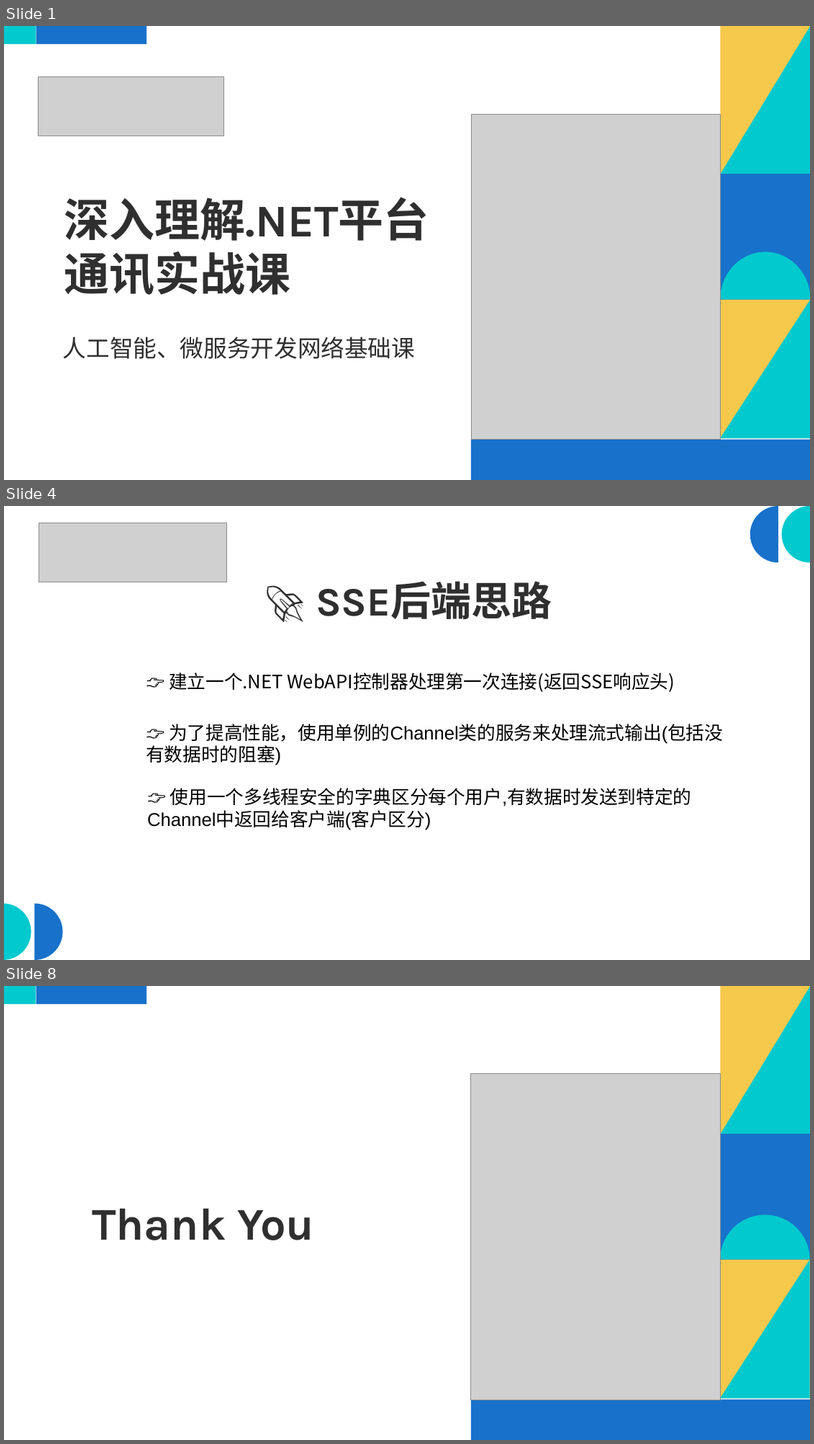
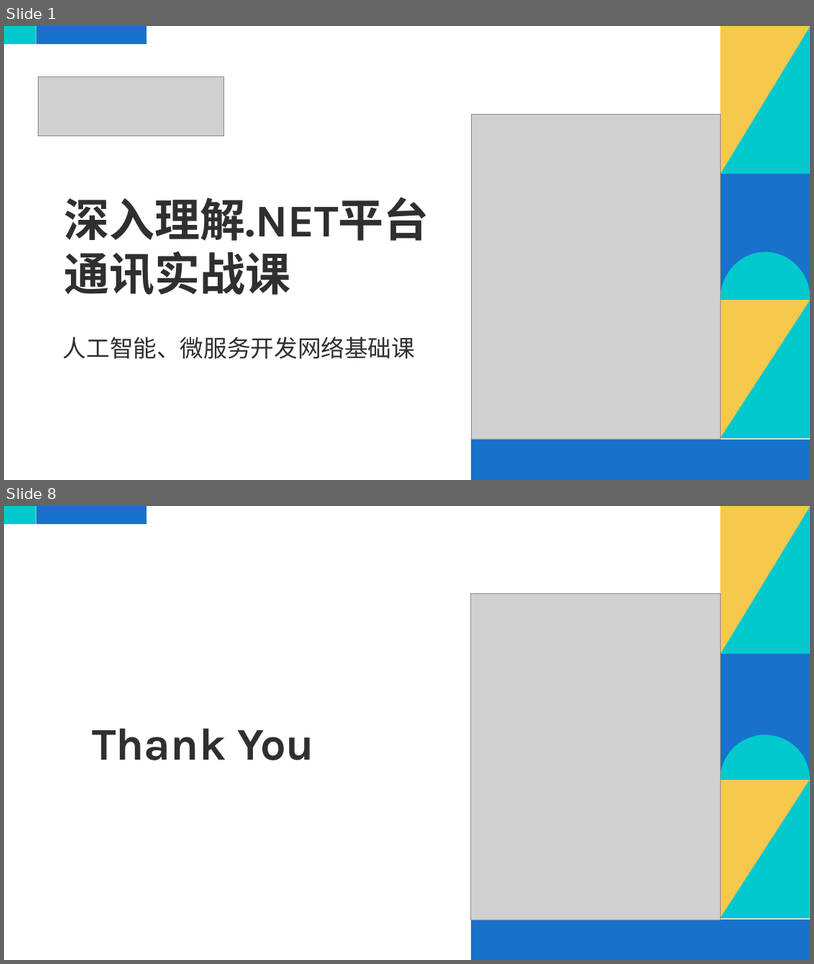
Before and after one commit to scottfly189/dotnet_net_course, a slide deck: src/9.http_streaming/http_streaming.odp. Shown one above the other, each under a label of ours: slides 1, 4 and 8 before the commit, slides 1 and 8 after it; the slides between them are not shown. The pictures are 814x1444 and 814x964 pixels, drawn with LibreOffice and Linux fonts; fonts in the diff are those of the drawing; grey boxes stand for pictures. Boxes give left, top, right and bottom in pixels: in the first picture for what was removed or moved away, otherwise in the second. Text is boxed around its words. In the diff, an @@ line names an element or a change of style, - is before the commit and + after.

```diff
--- a/src/9.http_streaming/http_streaming.odp
+++ b/src/9.http_streaming/http_streaming.odp
@@ slide 4 removed at [4,506,810,960], background #FFFFFF @@
@@ picture removed at [39,523,226,582] @@
@@ freeform shape removed at [750,506,779,562] @@
@@ freeform shape removed at [782,506,810,562] @@
@@ title removed at [62,562,756,637] @@
-🚀 SSE后端思路
@@ text removed at [169,672,675,692] @@
-👉 建立一个.NET WebAPI控制器处理第一次连接(返回SSE响应头)
@@ text removed at [146,723,724,765] @@
-👉 为了提高性能，使用单例的Channel类的服务来处理流式输出(包括没有数据时的阻塞)
@@ text removed at [147,788,692,830] @@
-👉 使用一个多线程安全的字典区分每个用户,有数据时发送到特定的Channel中返回给客户端(客户区分)
@@ freeform shape removed at [4,903,31,959] @@
@@ freeform shape removed at [34,903,62,959] @@
```
Also in this commit, not shown: 4 slides changed, 3 slides added, 4 other slides removed, 1 other file.
